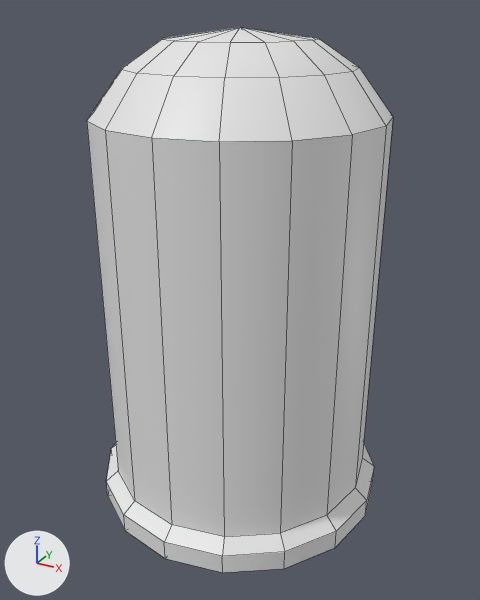
Renders of the FBX model ProjetFirstPerson/Assets/Art/3D/Fbx/Puzzle_01/SM_Poid_05.fbx from each side of a commit.
Before and after are seen from a 50 mm camera at (1.9729, -0.1954, 0.3752) aimed at (1.8685, -0.0057, 0.2803). The lights are fixed; the arrows at lower left show +X, +Y and +Z. Mesh edges are drawn as thin lines. Where no turn or scale is listed for an object, it has been applied to the vertices.

Names of what the first picture shows: 'Poid_05_l'.
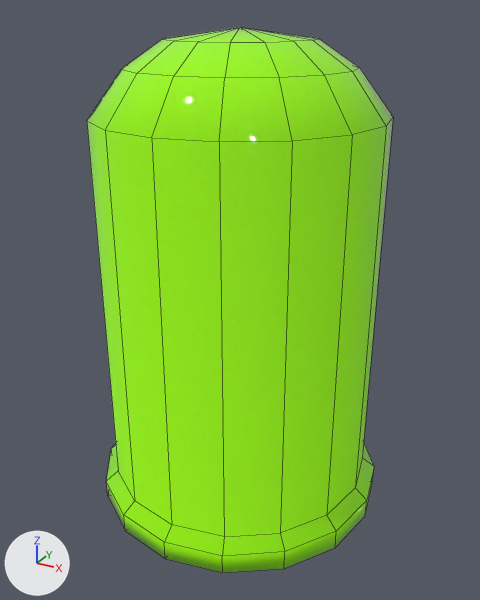
The newer file is also turned or shifted as a whole; pictures and numbers use the older file's frame.

The change in detail:
Material 'Material #24' (mat_material__24) is new.
Its base color is (0.329, 1.0, 0.0) (green #9bff00).
Its roughness is 0.0.
me_mesh has 130 vertices, 144 faces and spans x -0.053..0.053, y -0.053..0.053, z 0.0..0.167.
me_mesh is used by ob_poid_05_l; location (1.8673, -0.0033, 0.2032).
me_mesh part 1: edges marked sharp go from 16 to 0.
me_mesh now uses material mat_material__24 (green #9bff00).

Location of each change, (x1, y1, x2, y2) in pixels of the pictures (480 x 600 px):
'Poid_05_l', recoloured, shading changed (grey to green)
    both: (87, 27, 393, 573)
